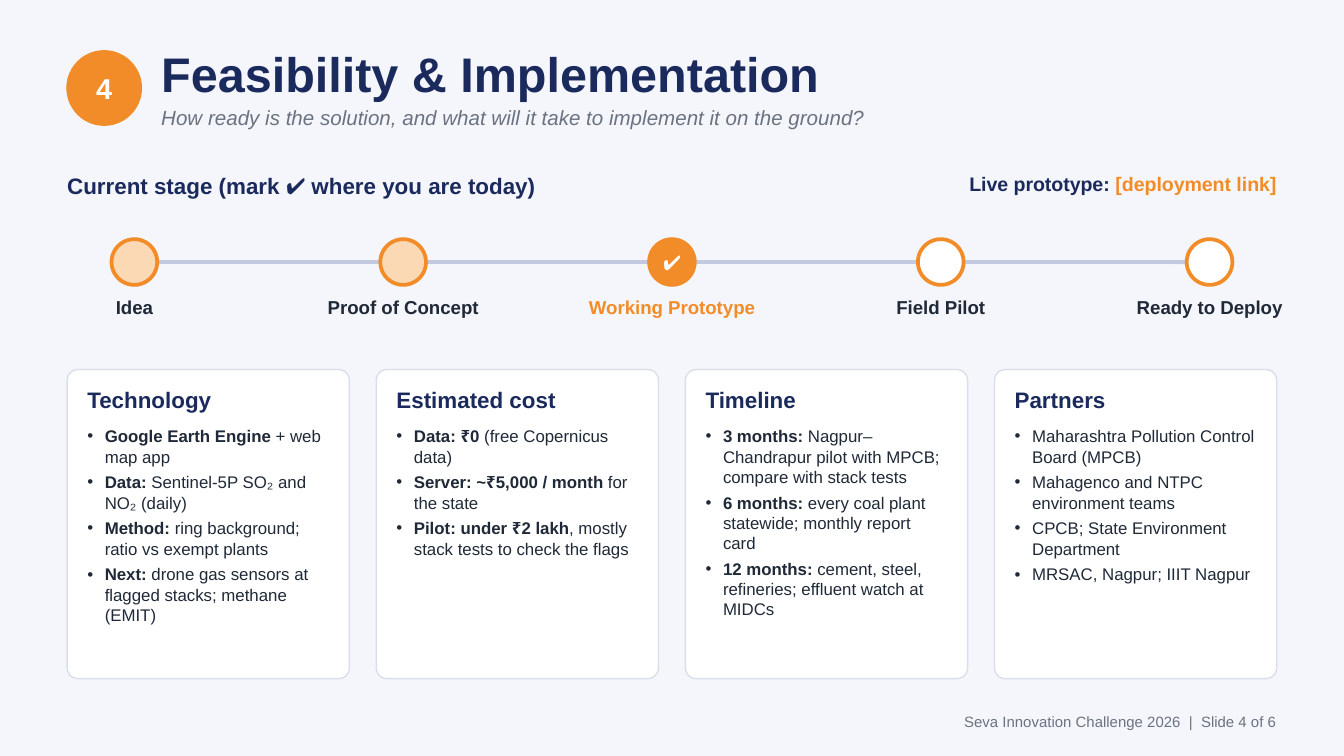
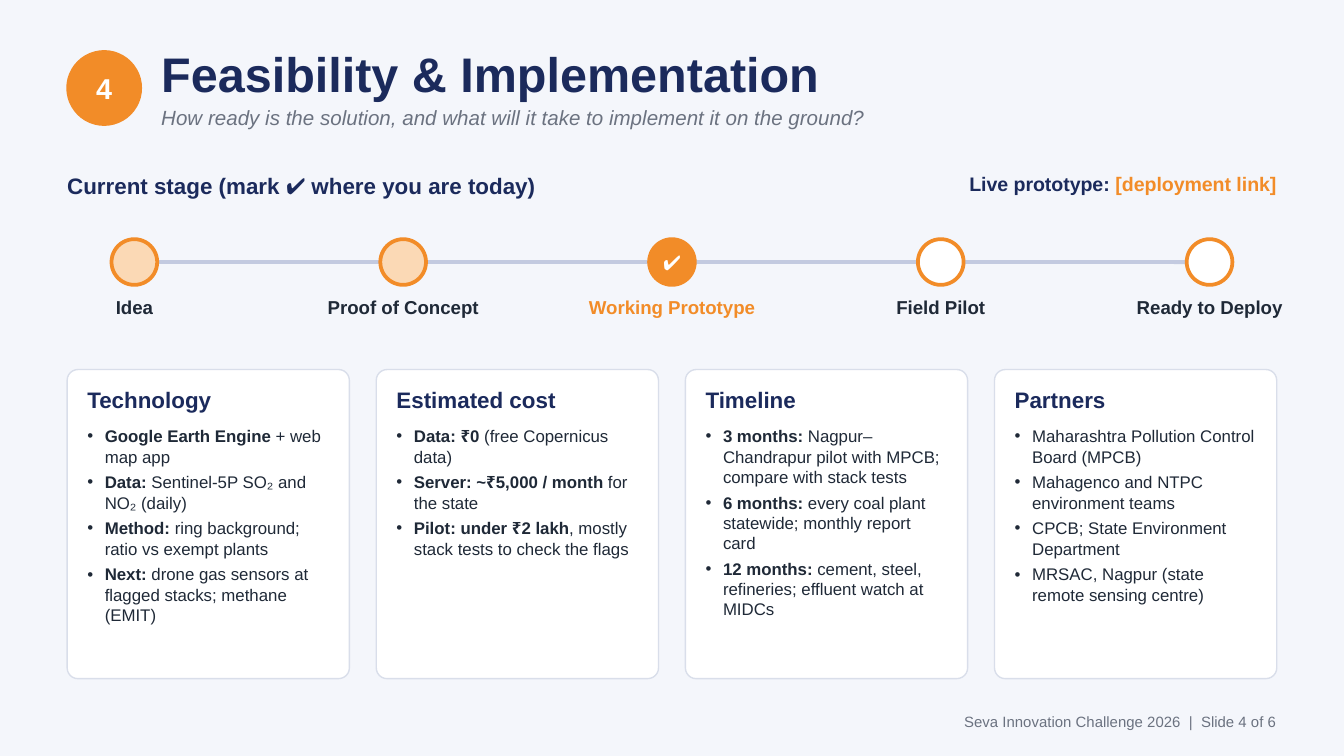
Before and after one commit to sujalappa/udyog-drishti, a slide deck: slide 4 of presentation/Udyog-drishti_AI_Seva_2026.pptx. Drawn at 1344x756 pixels with LibreOffice and Linux fonts; fonts in the diff are those of the drawing. Boxes give left, top, right and bottom in pixels: in the first picture for what was removed or moved away, otherwise in the second. Text is boxed around its words. In the diff, an @@ line names an element or a change of style, - is before the commit and + after.

```diff
--- a/presentation/Udyog-drishti_AI_Seva_2026.pptx
+++ b/presentation/Udyog-drishti_AI_Seva_2026.pptx
@@ text at bbox=[1032, 567, 1204, 605]: text changed @@
-• MRSAC, Nagpur; IIIT Nagpur
+• MRSAC, Nagpur (state remote sensing centre)
```
Also in this commit, not shown: 20 other files.
